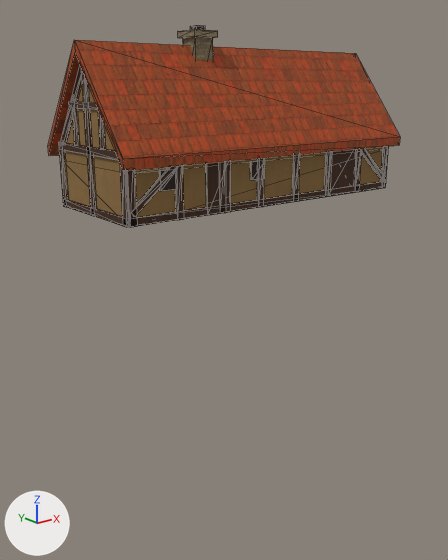
The glTF model assets/map3d_houses/longhouse.glb, before and after one commit.
Both versions are drawn from a camera (50 mm lens) standing at (-23.9, -28.5, 6.3) and looking at (-0.9, 0.2, -5.2). Lighting does not change. The marker at lower left points along +X, +Y and +Z. The older version comes first. Mesh edges are drawn as thin lines. Vertices at exactly the same position are counted once.

The older version as bpy lines, for what is in view:
```python
me_longhouse_018 = bpy.data.meshes.new('longhouse.018')
me_longhouse_018.from_pydata(...)  # 426 vertices, 680 faces; spans x -10.0..10.0, y -4.0..4.0, z 0.0..9.3
# faces by material slot: [36, 24, 20, 24, 576]
me_longhouse_018.materials.append(mat_hh_void)
me_longhouse_018.materials.append(mat_hh_wall_daub)
me_longhouse_018.materials.append(mat_hh_roof_orange)
me_longhouse_018.materials.append(mat_hh_wall_rubble)
me_longhouse_018.materials.append(mat_hh_timber)
ob_longhouse_export = bpy.data.objects.new('longhouse_export', me_longhouse_018)
ob_longhouse_export.location = (0.0, 0.0, 0.0)
```
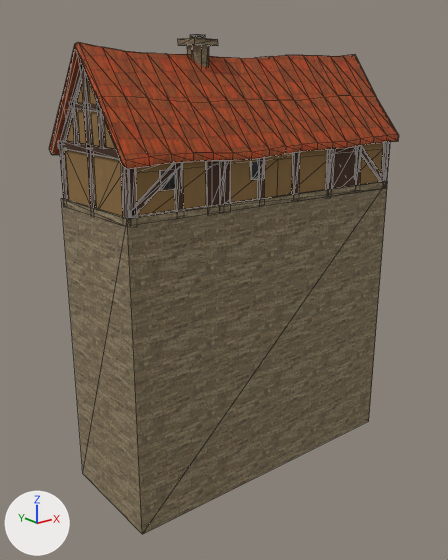
Where the change shows, as pixel boxes (x1, y1, x2, y2) in the pictures (448 x 560 px; the box of a moved part takes in the faces that stretch with it):
'longhouse_export', reshaped (147% taller)
    before: (48, 25, 400, 227)
    after: (49, 34, 399, 534)
part 1 of me_longhouse_018, moved or reshaped
    before: (190, 25, 205, 30)
    after: (190, 34, 205, 38)
part 2 of me_longhouse_018, moved or reshaped
    before: (178, 29, 218, 38)
    after: (178, 37, 218, 46)
part 3 of me_longhouse_018, added (brown)
    after: (61, 181, 388, 534)
part 4 of me_longhouse_018, moved or reshaped
    before: (257, 158, 264, 207)
    after: (258, 158, 264, 199)
part 5 of me_longhouse_018, moved or reshaped
    before: (292, 155, 300, 202)
    after: (292, 152, 300, 194)
part 6 of me_longhouse_018, moved or reshaped
    before: (324, 152, 332, 197)
    after: (326, 149, 333, 189)
part 7 of me_longhouse_018, moved or reshaped (not visible before)
    after: (355, 146, 361, 185)
part 8 of me_longhouse_018, moved or reshaped
    before: (120, 164, 129, 227)
    after: (128, 163, 183, 217)
part 9 of me_longhouse_018, moved or reshaped
    before: (360, 149, 384, 180)
    after: (358, 146, 385, 182)
part 10 of me_longhouse_018, moved or reshaped (not visible afterwards)
    before: (355, 149, 361, 192)
part 11 of me_longhouse_018, moved or reshaped (not visible afterwards)
    before: (98, 110, 105, 150)
part 12 of me_longhouse_018, moved or reshaped
    before: (59, 142, 119, 160)
    after: (59, 140, 120, 160)
part 13 of me_longhouse_018, moved or reshaped (not visible before)
    after: (59, 141, 68, 199)
part 14 of me_longhouse_018, moved or reshaped
    before: (68, 102, 98, 110)
    after: (69, 102, 102, 112)
part 15 of me_longhouse_018, moved or reshaped (not visible before)
    after: (96, 99, 105, 148)
part 16 of me_longhouse_018, moved or reshaped (not visible afterwards)
    before: (131, 166, 177, 217)
part 17 of me_longhouse_018, rebuilt
    before: (48, 40, 400, 171)
    after: (49, 42, 399, 169)
part 18 of me_longhouse_018, rebuilt (26% narrower, 12% shorter)
    before: (183, 36, 213, 60)
    after: (187, 45, 209, 66)
part 19 of me_longhouse_018, added (brown)
    after: (64, 82, 384, 216)
part 20 of me_longhouse_018, moved or reshaped (mostly hidden afterwards)
    before: (58, 65, 389, 227)
    after: (58, 62, 390, 218)

Diff of the bpy script that builds the scene:
```diff
--- a/assets/map3d_houses/longhouse.glb.py
+++ b/assets/map3d_houses/longhouse.glb.py
@@ me_longhouse_018 @@
-me_longhouse_018.from_pydata(...)  # 426 vertices, 680 faces; spans x -10.0..10.0, y -4.0..4.0, z 0.0..9.3
+me_longhouse_018.from_pydata(...)  # 768 vertices, 1312 faces; spans x -10.0..10.0, y -4.0..4.0, z -17.1..8.9
+# me_longhouse_018 part 1: the loose piece of 8 vertices spanning x -3.1..-2.6, y -0.3..0.3, z 9.1..9.3 is moved by (0.0, 0.0, -0.4)
+# me_longhouse_018 part 2: the loose piece of 8 vertices spanning x -3.6..-2.1, y -0.8..0.8, z 8.8..9.1 is moved by (0.0, 0.0, -0.4)
+# me_longhouse_018 part 3: a new loose piece, a box spanning x -9.7..9.7, y -3.6..3.6, z -17.1..0.4, in mat_hh_wall_rubble
+# me_longhouse_018 part 4: the loose piece of 8 vertices spanning x -1.5..-1.1, y -3.5..-3.4, z 0.0..3.4 is moved by (0.0, 0.0, 0.1)
+# me_longhouse_018 part 5: the loose piece of 8 vertices spanning x 1.1..1.5, y -3.5..-3.4, z 0.0..3.4 is moved by (0.0, 0.0, 0.1)
+# me_longhouse_018 part 6: the loose piece of 8 vertices spanning x 3.8..4.2, y -3.5..-3.4, z 0.0..3.4 is moved by (0.1, 0.0, -0.1)
+# me_longhouse_018 part 7: the loose piece of 8 vertices spanning x 6.5..6.9, y 3.4..3.5, z 0.0..3.4 is scaled about its middle by (-1.03, -1, 0.966), then moved by (0.0, -6.9, 0.0)
+# me_longhouse_018 part 8: the loose piece of 8 vertices spanning x -9.6..-9.5, y -3.4..-3.0, z 0.0..3.4 is multiplied about its middle by the matrix ((0.0, -0.669, 0.835), (1.07, 0.0, 0.0), (0.0, 0.835, 0.669)), then moved by (1.6, -0.2, 0.0)
+# me_longhouse_018 part 9: the loose piece of 8 vertices spanning x 6.6..9.4, y -3.5..-3.4, z 0.5..3.0 is moved by (-0.1, 0.0, -0.1)
+# me_longhouse_018 part 10: the loose piece of 8 vertices spanning x 6.5..6.9, y -3.5..-3.4, z 0.0..3.4 is scaled about its middle by (-0.934, -1, 0.98), then moved by (-2.6, 6.9, 0.1)
+# me_longhouse_018 part 11: the loose piece of 8 vertices spanning x -9.6..-9.5, y -1.5..-1.2, z 3.4..5.7 is turned -90 degrees about the z axis through its middle and scaled by 1.58, then moved by (5.6, 4.8, -2.8)
+# me_longhouse_018 part 12: the loose piece of 8 vertices spanning x -9.6..-9.5, y -3.4..3.4, z 3.0..3.4 is moved by (0.0, 0.0, 0.1)
+# me_longhouse_018 part 13: the loose piece of 8 vertices spanning x 9.5..9.6, y 3.0..3.4, z 0.0..3.4 is scaled about its middle by (-1, -0.911, 1.01), then moved by (-19.1, 0.0, 0.1)
+# me_longhouse_018 part 14: the loose piece of 8 vertices spanning x -9.6..-9.5, y -1.9..1.9, z 5.2..5.6 is moved by (0.0, 0.0, -0.1)
+# me_longhouse_018 part 15: the loose piece of 8 vertices spanning x 9.5..9.6, y -1.5..-1.2, z 3.4..5.7 is scaled about its middle by (-1, -1.12, 1.02), then moved by (-19.1, 0.0, 0.1)
+# me_longhouse_018 part 16: the loose piece of 8 vertices spanning x -9.4..-6.6, y -3.5..-3.4, z 0.5..3.0 is multiplied about its middle by the matrix ((0.0, -1.94, 0.0), (1.464, 0.0, 1.273), (-1.273, 0.0, 1.464)), then moved by (17.6, 3.4, -1.6)
+# me_longhouse_018 part 17: the loose piece of 12 vertices spanning x -10.0..10.0, y -4.0..4.0, z 2.7..8.4 is rebuilt with 258 vertices and now spans x -10.0..10.0, y -4.0..4.0, z 2.7..8.3
+# me_longhouse_018 part 18: the loose piece of 8 vertices spanning x -3.4..-2.3, y -0.6..0.6, z 4.8..8.8 is rebuilt with 16 vertices and now spans x -3.4..-2.3, y -0.6..0.6, z 4.7..8.4
+# me_longhouse_018 part 19: a new loose piece of 70 vertices spanning x -9.5..9.5, y -3.4..3.4, z 0.0..7.5, in mat_hh_wall_daub
+# me_longhouse_018 part 20: 45 vertices moved within x -9.6..9.6, y -3.5..3.5, z 0.0..7.5; 101 vertices removed from x -9.6..9.6, y -3.5..3.5, z 0.0..7.8; 79 vertices added at x -9.6..9.6, y -3.5..3.5, z -0.1..7.6
+# other edits to the shape of me_longhouse_018 do not show in these pictures
 me_longhouse_018.materials.append(mat_hh_void)
```
